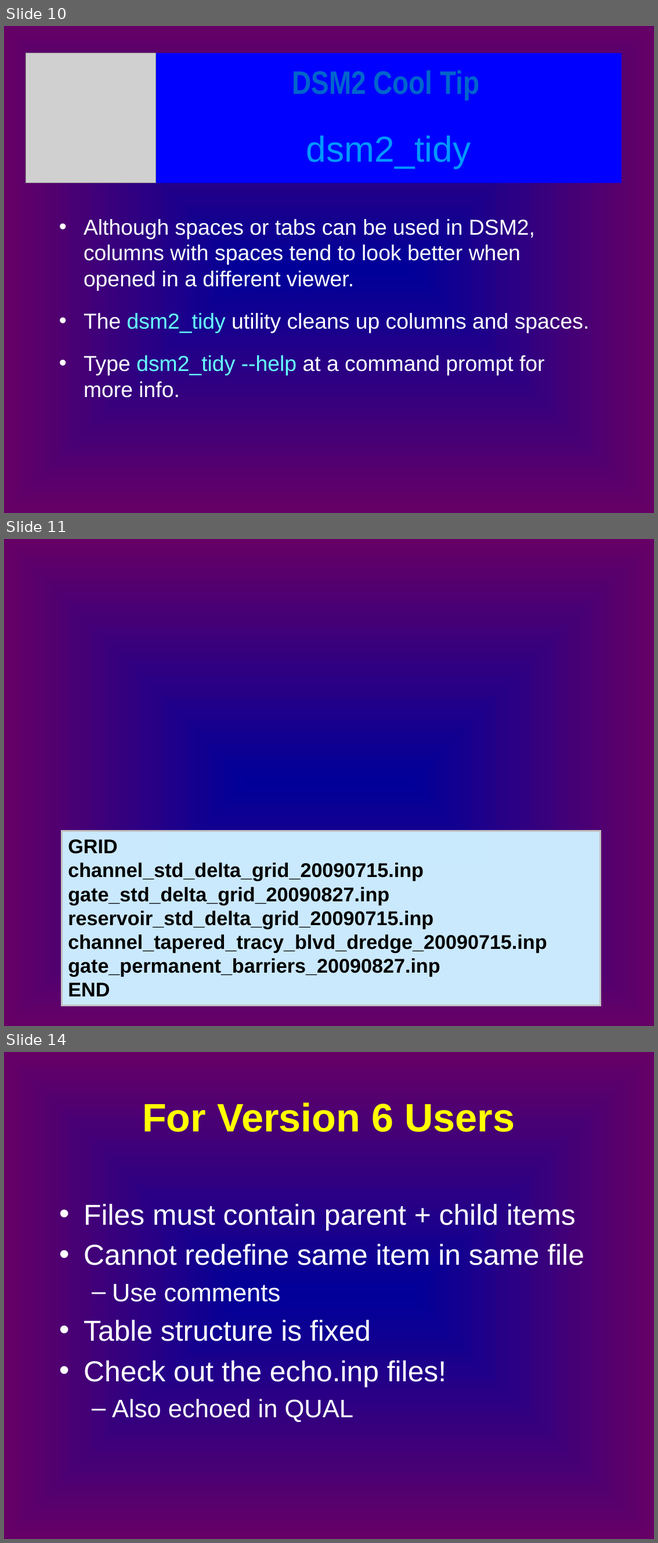
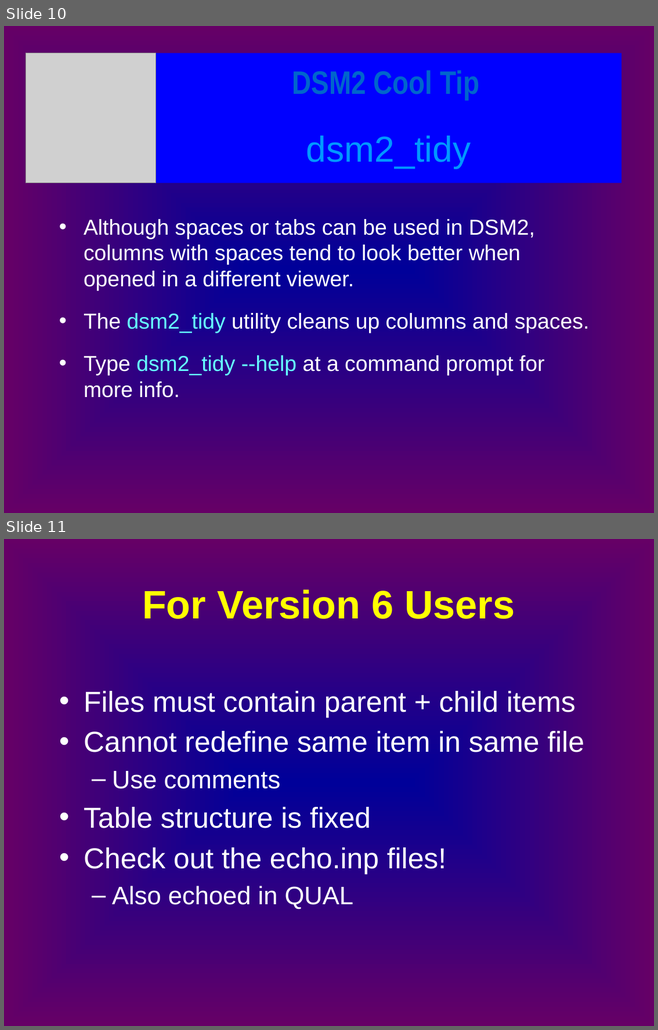
Before and after one commit to CADWRDeltaModeling/dsm2, a slide deck: dsm2/presentations/p3b_input.pptx. Shown one above the other, each under a label of ours: slides 10, 11 and 14 before the commit, slides 10 and 11 after it; the slides between them are not shown. The pictures are 658x1543 and 658x1030 pixels, drawn with LibreOffice and Linux fonts; fonts in the diff are those of the drawing; grey boxes stand for pictures. Boxes give left, top, right and bottom in pixels: in the first picture for what was removed or moved away, otherwise in the second. Text is boxed around its words. In the diff, an @@ line names an element or a change of style, - is before the commit and + after.

```diff
--- a/dsm2/presentations/p3b_input.pptx
+++ b/dsm2/presentations/p3b_input.pptx
@@ slide 11 removed at box(4, 539, 654, 1026), background gradient #000099 to #660066 @@
@@ rectangle removed at box(62, 831, 600, 1005) @@
-GRID
-channel_std_delta_grid_20090715.inp
-gate_std_delta_grid_20090827.inp
-reservoir_std_delta_grid_20090715.inp
-channel_tapered_tracy_blvd_dredge_20090715.inp
-gate_permanent_barriers_20090827.inp
-END
@@ what was slide 14 is now slide 11 @@
```
Also in this commit, not shown: 1 slide added, 2 other slides removed, 5 other files.
